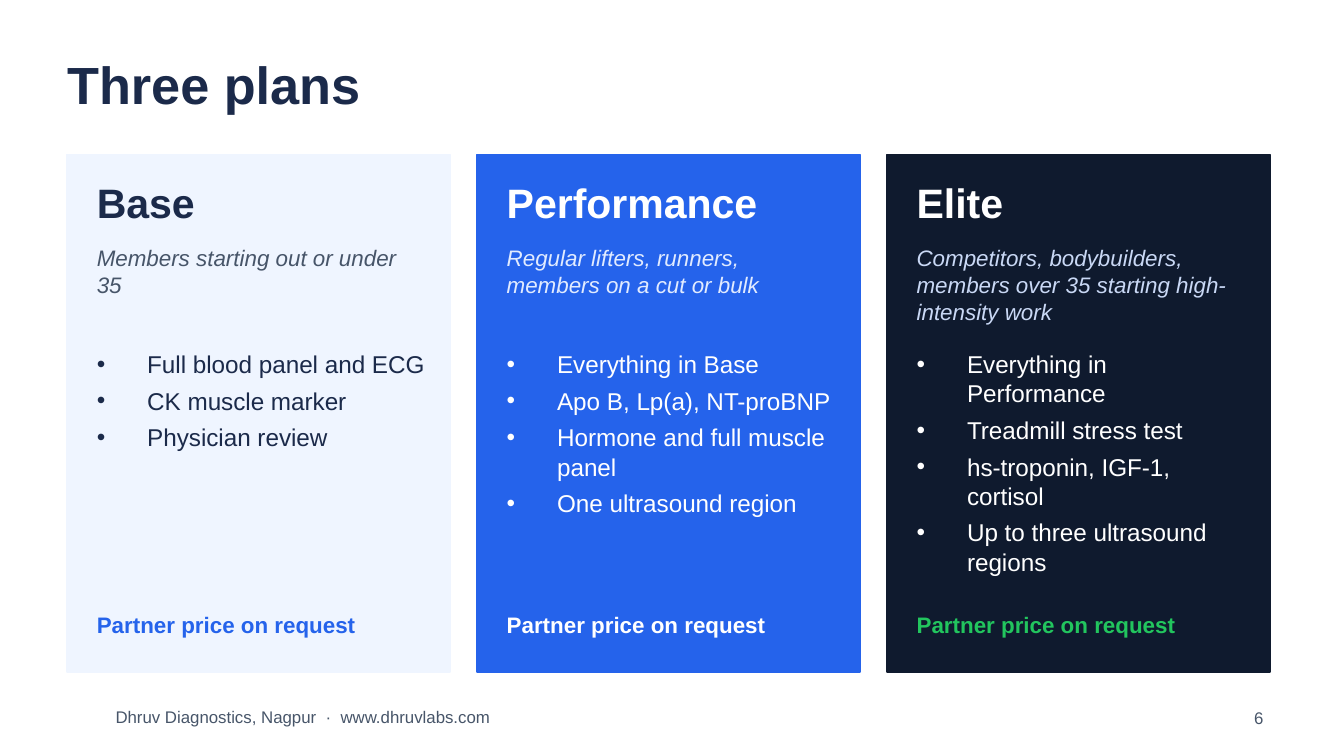
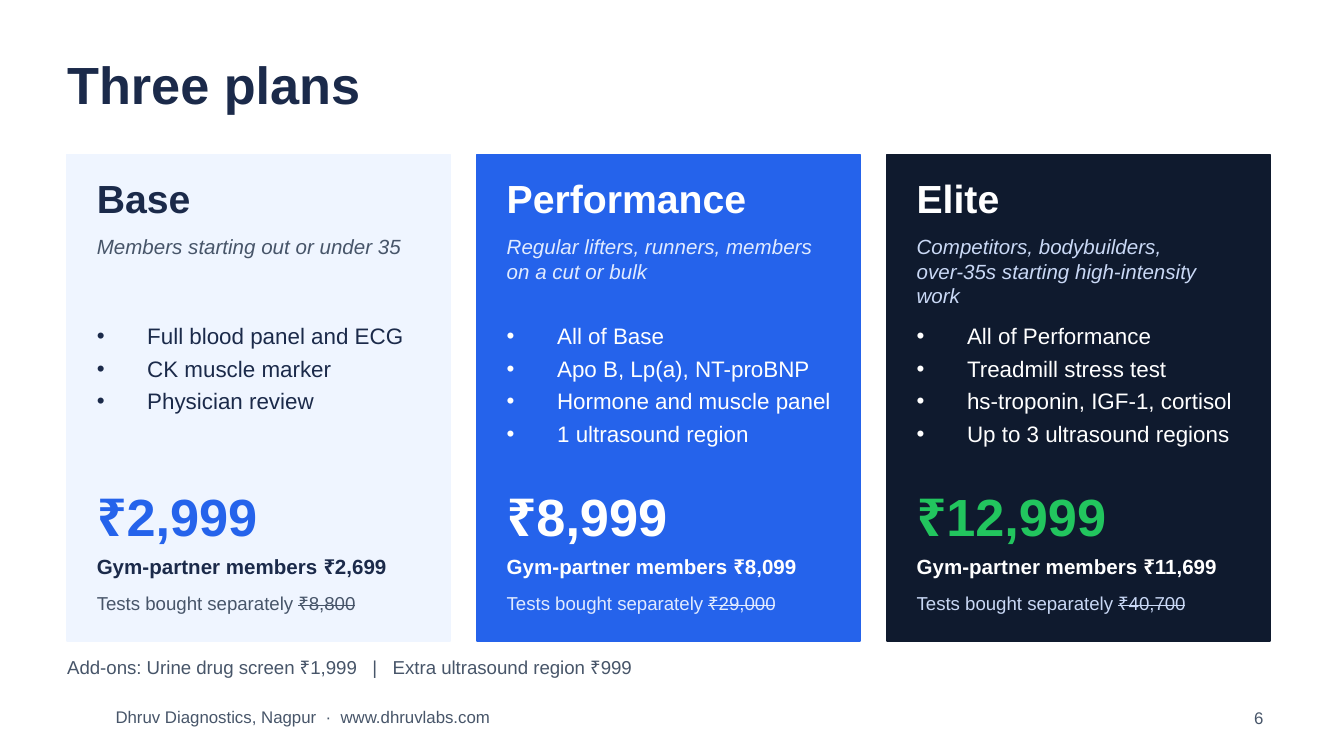
Before and after one commit to Ani6/BlisteringBlockchain, a slide deck: slide 6 of dhruv-athlete-healthcheck/Dhruv_Athlete_Checkup_Gym_Partner_Deck.pptx. Drawn at 1344x756 pixels with LibreOffice and Linux fonts; fonts in the diff are those of the drawing; background and template pictures are left out. Boxes give left, top, right and bottom in pixels: in the first picture for what was removed or moved away, otherwise in the second. Text is boxed around its words. In the diff, an @@ line names an element or a change of style, - is before the commit and + after.

```diff
--- a/dhruv-athlete-healthcheck/Dhruv_Athlete_Checkup_Gym_Partner_Deck.pptx
+++ b/dhruv-athlete-healthcheck/Dhruv_Athlete_Checkup_Gym_Partner_Deck.pptx
@@ rectangle: place and size @@
-rectangle at [67, 155, 450, 672]
+rectangle at [67, 155, 450, 641]
@@ rectangle: place and size @@
-rectangle at [477, 155, 860, 672]
+rectangle at [477, 155, 860, 641]
@@ rectangle: place and size @@
-rectangle at [887, 155, 1270, 672]
+rectangle at [887, 155, 1270, 641]
@@ size 22 to 21 pt in 3 elements at [97, 186, 191, 214], [507, 184, 747, 214], [917, 184, 1000, 214] @@
@@ text "Members starting out or under ...": place and size @@
-text "Members starting out or under ..." at [97, 250, 396, 293]
+text "Members starting out or under ..." at [97, 239, 401, 258]
@@ text "Members starting out or under ..." at [97, 239, 401, 258]: size 12 to 11 pt @@
@@ text "Regular lifters, runners, members on ..." at [507, 239, 812, 279]: size 12 to 11 pt @@
@@ text "Regular lifters, runners, members on ...": place and size @@
-text "Regular lifters, runners, members on ..." at [507, 249, 759, 293]
+text "Regular lifters, runners, members on ..." at [507, 239, 812, 279]
@@ text at [917, 239, 1196, 303]: text changed; size 12 to 11 pt @@
-Competitors, bodybuilders, members over 35 starting high-intensity work
+Competitors, bodybuilders, over-35s starting high-intensity work
@@ text "Full blood panel and ECG": place and size @@
-text "Full blood panel and ECG" at [147, 355, 425, 451]
+text "Full blood panel and ECG" at [147, 327, 403, 414]
@@ text "Full blood panel and ECG" at [147, 327, 403, 414]: size 13 to 12 pt; less space between paragraphs @@
@@ text "All of Base": place and size @@
-text "All of Base" at [557, 355, 830, 517]
+text "All of Base" at [557, 327, 831, 447]
@@ text at [557, 327, 664, 345]: text changed; size 13 to 12 pt @@
-• Everything in Base
+• All of Base
@@ text "All of Performance": place and size @@
-text "All of Performance" at [967, 355, 1207, 576]
+text "All of Performance" at [967, 327, 1232, 447]
@@ text at [967, 327, 1151, 345]: text changed; size 13 to 12 pt @@
-• Everything in Performance
+• All of Performance
@@ text at [557, 360, 809, 382]: size 13 to 12 pt in "Apo B, Lp(a), NT-proBNP"; less space between paragraphs @@
@@ text at [967, 360, 1232, 414]: size 13 to 12 pt in "Treadmill stress test", "hs-troponin, IGF-1, cortisol"; less space between paragraphs @@
@@ text at [557, 392, 831, 447]: text changed; size 13 to 12 pt @@
-• Hormone and full muscle panel
-• One ultrasound region
+• Hormone and muscle panel
+• 1 ultrasound region
@@ text at [967, 425, 1229, 447]: text changed; size 13 to 12 pt @@
-• Up to three ultrasound regions
+• Up to 3 ultrasound regions
@@ text at [127, 499, 258, 544]: text changed; size 12 to 28 pt @@
-Partner price on request
+₹2,999
@@ text added at [536, 499, 667, 544], 28 pt, text #FFFFFF, bold @@
+₹8,999
@@ text added at [946, 499, 1106, 544], 28 pt, text #22C55E, bold @@
+₹12,999
@@ text added at [97, 559, 386, 579], 11 pt, text #1B2A4A, bold @@
+Gym-partner members ₹2,699
@@ text added at [507, 559, 796, 579], 11 pt, text #FFFFFF, bold @@
+Gym-partner members ₹8,099
@@ text added at [917, 559, 1217, 579], 11 pt, text #FFFFFF, bold @@
+Gym-partner members ₹11,699
@@ text added at [97, 596, 356, 614], 10 pt, text #475569 @@
+Tests bought separately ₹8,800
@@ text added at [507, 596, 776, 614], 10 pt, text #E1EBFF @@
+Tests bought separately ₹29,000
@@ text added at [917, 596, 1186, 614], 10 pt, text #C9D8F5 @@
+Tests bought separately ₹40,700
@@ text removed at [507, 616, 765, 638] @@
-Partner price on request
@@ text removed at [917, 617, 1175, 638] @@
-Partner price on request
@@ text added at [67, 660, 632, 678], 10 pt, text #475569 @@
+Add-ons: Urine drug screen ₹1,999 | Extra ultrasound region ₹999
```
Also in this commit, not shown: 14 other files.
